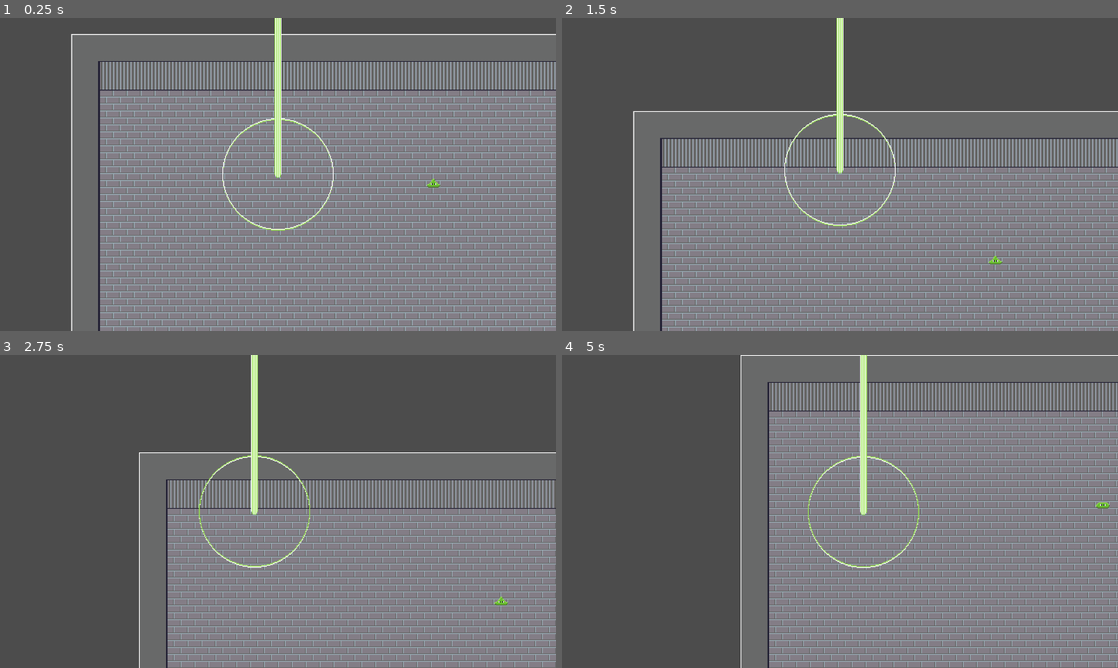
Above: before the commit, frames 1-4 (two rows, left to right).
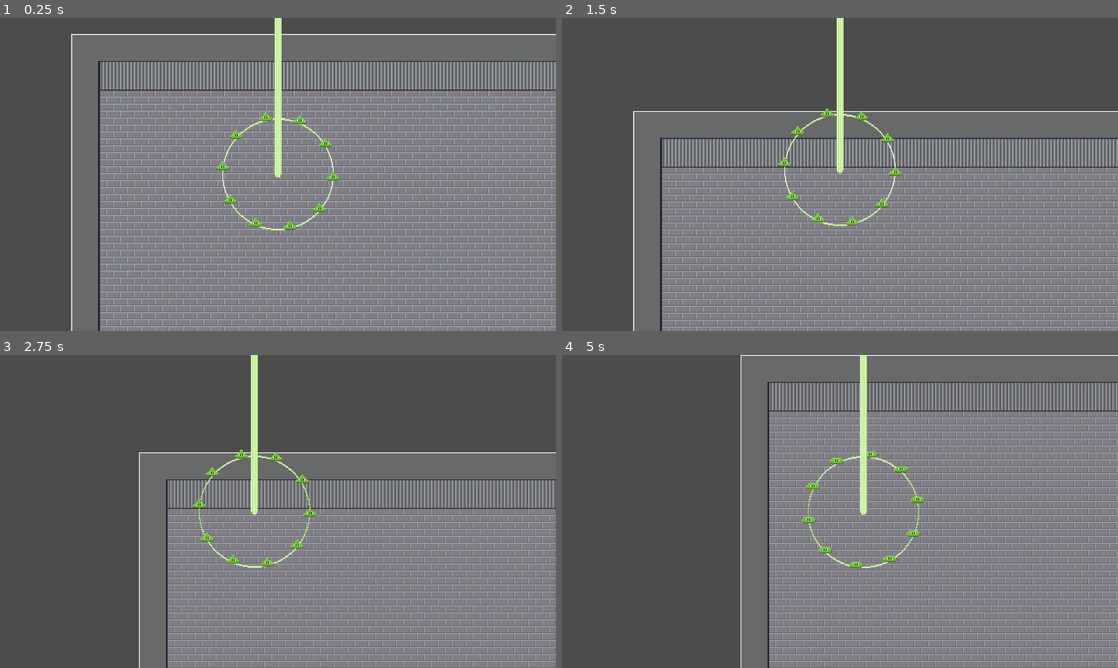
Above: after the commit, the same moments.

Repository: nalquas/blobs-of-colour
Game: Godot game, scene res://scenes/game/Main.tscn
Two runs of this game, one before a commit and one after it. Both use one fixed random seed, a clock stepped at 60 frames per second and the inputs below.
Inputs:
- Up to frame 1 (0.25 s): no input
- Up to frame 2 (1.5 s): hold Up (up) from 0.53 s (still down)
- Up to frame 3 (2.75 s): release Up (up) at 2.03 s; hold Left (left) from 2.03 s (still down)
- Up to frame 4 (5 s): release Left (left) at 3.53 s; hold Down (down) 3.53-4.28 s; hold Right (right) from 4.28 s (still down)

The runs differ from the first frame. In frame 1, 0.5% of the frame differs, in the area x 38-80%, y 30-68%; in frame 2, 0.5%; in frame 3, 0.5%; in frame 4, 0.5%.

Commit message:
Blobs now circle around the player

Diff:
--- a/game/assets/Blob.tscn
+++ b/game/assets/Blob.tscn
@@ -65,12 +65,13 @@
 radius = 5.0
 
 [node name="Blob" type="KinematicBody2D" groups=[
+"blob",
 "order",
 ]]
 script = ExtResource( 5 )
 
 [node name="AnimatedSprite" type="AnimatedSprite" parent="."]
-position = Vector2( 0, -7 )
+position = Vector2( 0, -8 )
 frames = SubResource( 9 )
 animation = "green"
 
--- a/game/assets/Player.tscn
+++ b/game/assets/Player.tscn
@@ -1,32 +1,17 @@
-[gd_scene load_steps=11 format=2]
+[gd_scene load_steps=12 format=2]
 
 [ext_resource path="res://resources/sprites/laser_green.png" type="Texture" id=1]
 [ext_resource path="res://scripts/Player.gd" type="Script" id=2]
 [ext_resource path="res://resources/sprites/circle_green.png" type="Texture" id=3]
+[ext_resource path="res://assets/Blob.tscn" type="PackedScene" id=4]
 
-[sub_resource type="AtlasTexture" id=5]
+[sub_resource type="AtlasTexture" id=1]
 atlas = ExtResource( 3 )
 region = Rect2( 0, 0, 128, 129 )
 
-[sub_resource type="AtlasTexture" id=6]
+[sub_resource type="AtlasTexture" id=2]
 atlas = ExtResource( 3 )
 region = Rect2( 128, 0, 128, 129 )
-
-[sub_resource type="SpriteFrames" id=7]
-animations = [ {
-"frames": [ SubResource( 5 ), SubResource( 6 ) ],
-"loop": true,
-"name": "default",
-"speed": 10.0
-} ]
-
-[sub_resource type="AtlasTexture" id=1]
-atlas = ExtResource( 1 )
-region = Rect2( 0, 0, 8, 720 )
-
-[sub_resource type="AtlasTexture" id=2]
-atlas = ExtResource( 1 )
-region = Rect2( 8, 0, 8, 720 )
 
 [sub_resource type="SpriteFrames" id=3]
 animations = [ {
@@ -36,13 +21,30 @@
 "speed": 10.0
 } ]
 
-[sub_resource type="CircleShape2D" id=4]
+[sub_resource type="AtlasTexture" id=4]
+atlas = ExtResource( 1 )
+region = Rect2( 0, 0, 8, 720 )
+
+[sub_resource type="AtlasTexture" id=5]
+atlas = ExtResource( 1 )
+region = Rect2( 8, 0, 8, 720 )
+
+[sub_resource type="SpriteFrames" id=6]
+animations = [ {
+"frames": [ SubResource( 4 ), SubResource( 5 ) ],
+"loop": true,
+"name": "default",
+"speed": 10.0
+} ]
+
+[sub_resource type="CircleShape2D" id=7]
 radius = 4.0
 
 [node name="Player" type="KinematicBody2D" groups=[
 "order",
 ]]
 script = ExtResource( 2 )
+scene_blob = ExtResource( 4 )
 
 [node name="Camera2D" type="Camera2D" parent="."]
 current = true
@@ -50,11 +52,12 @@
 smoothing_enabled = true
 
 [node name="AnimatedSprite_Circle" type="AnimatedSprite" parent="."]
-frames = SubResource( 7 )
+frames = SubResource( 3 )
 
 [node name="AnimatedSprite_Laser" type="AnimatedSprite" parent="."]
 position = Vector2( 0, -356 )
-frames = SubResource( 3 )
+z_index = 4
+frames = SubResource( 6 )
 
 [node name="CollisionShape2D" type="CollisionShape2D" parent="."]
-shape = SubResource( 4 )
+shape = SubResource( 7 )
--- a/game/scenes/levels/Level_001.tscn
+++ b/game/scenes/levels/Level_001.tscn
@@ -1,7 +1,6 @@
-[gd_scene load_steps=4 format=2]
+[gd_scene load_steps=3 format=2]
 
 [ext_resource path="res://tilesets/tileset_floor.tres" type="TileSet" id=1]
-[ext_resource path="res://assets/Blob.tscn" type="PackedScene" id=2]
 [ext_resource path="res://assets/Player.tscn" type="PackedScene" id=3]
 
 [node name="Level_001" type="Node2D"]
@@ -14,6 +13,3 @@
 
 [node name="Player" parent="." instance=ExtResource( 3 )]
 position = Vector2( 238.125, 161.27 )
-
-[node name="Blob" parent="." instance=ExtResource( 2 )]
-position = Vector2( 417.034, 175.129 )
--- a/game/scripts/Blob.gd
+++ b/game/scripts/Blob.gd
@@ -1,4 +1,7 @@
 extends KinematicBody2D
 
+export (String) var colour = "green"
+
 func _ready():
+	$AnimatedSprite.animation = colour
 	$AnimatedSprite.play()
--- a/game/scripts/Player.gd
+++ b/game/scripts/Player.gd
@@ -1,18 +1,27 @@
 extends KinematicBody2D
 
 export (float) var speed = 150.0
+export (String) var colour = "green"
+export (PackedScene) var scene_blob
+
+var blobs = []
+var min_int = -9223372036854775808 #-2^63
 
 func _ready():
+	# Spawn the first blob
+	for i in range(0, 10):
+		spawn_blob()
+
 	# Make the laser circle appear below all other objects
 	$AnimatedSprite_Circle.z_as_relative = false
-	$AnimatedSprite_Circle.z_index = -9223372036854775808 #-2^63
+	$AnimatedSprite_Circle.z_index = min_int
 
 	# Start animations
 	$AnimatedSprite_Laser.play()
 	$AnimatedSprite_Circle.play()
 
 func _physics_process(_delta):
-	# Handle movement
+	# Handle player movement
 	var direction = Vector2(0, 0)
 	if Input.is_action_pressed("up"):
 		direction.y -= 1
@@ -23,3 +32,22 @@
 	if Input.is_action_pressed("right"):
 		direction.x += 1
 	move_and_slide(direction * speed)
+
+	# Handle blob positions
+	for i in range(0, blobs.size()):
+		var index_factor = i / float(blobs.size())
+		var time_offset = OS.get_ticks_msec() / 1000.0
+		blobs[i].position = Vector2(
+			64.0 * cos(index_factor * 2*PI + time_offset),
+			64.0 * sin(index_factor * 2*PI + time_offset) + 1
+		)
+
+func spawn_blob():
+	# Prepare blob
+	var blob = scene_blob.instance()
+	blob.colour = colour
+	blob.position = Vector2(-2048, -2048)
+
+	# Spawn blob
+	blobs.append(blob)
+	call_deferred("add_child", blob)
